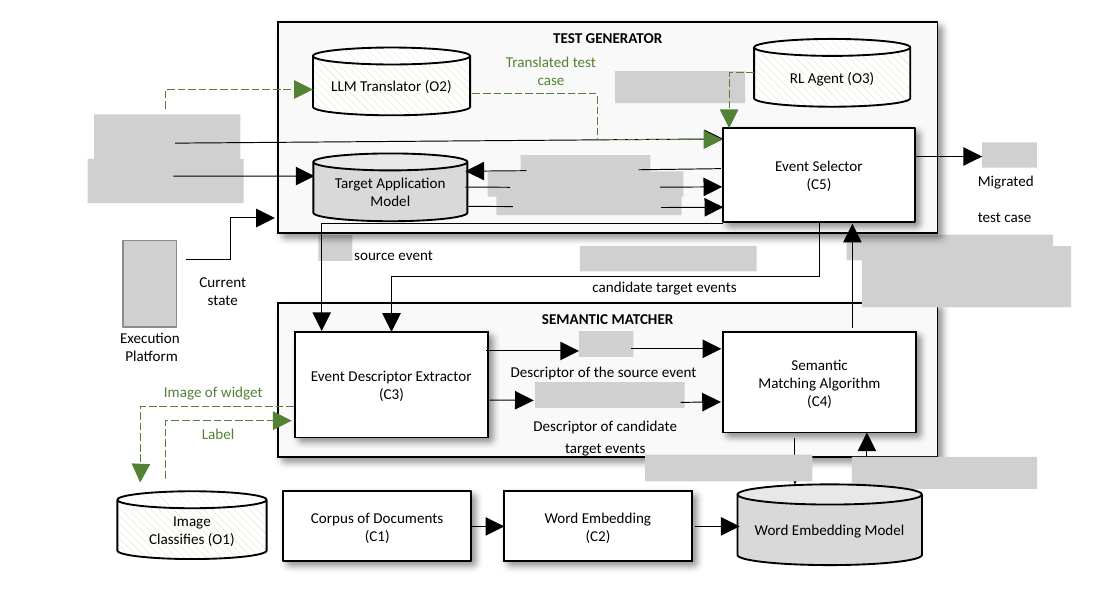
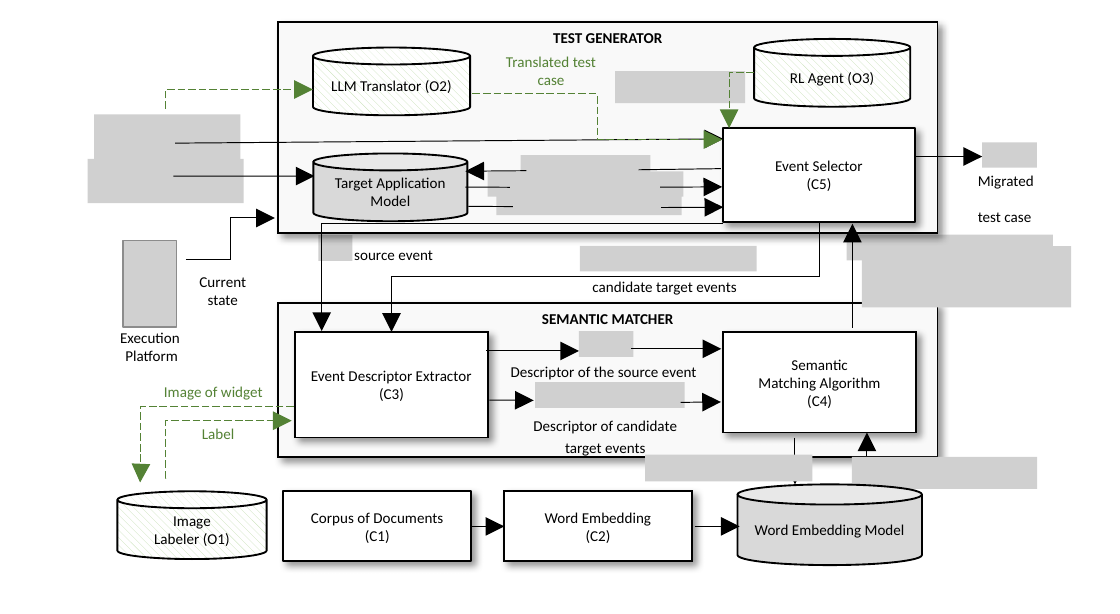
Before and after one commit to alimohebbi/postdoc_mobility, a slide deck: slide 3 of images/architecture.pptx. Drawn at 1120x614 pixels with LibreOffice and Linux fonts; fonts in the diff are those of the drawing; grey boxes stand for pictures. Boxes give left, top, right and bottom in pixels: in the first picture for what was removed or moved away, otherwise in the second. Text is boxed around its words. In the diff, an @@ line names an element or a change of style, - is before the commit and + after.

```diff
--- a/images/architecture.pptx
+++ b/images/architecture.pptx
@@ text in cylinder at [154,533,230,546]: text changed @@
-Classifies (O1)
+Labeler (O1)
```
Also in this commit, not shown: 5 other files.
